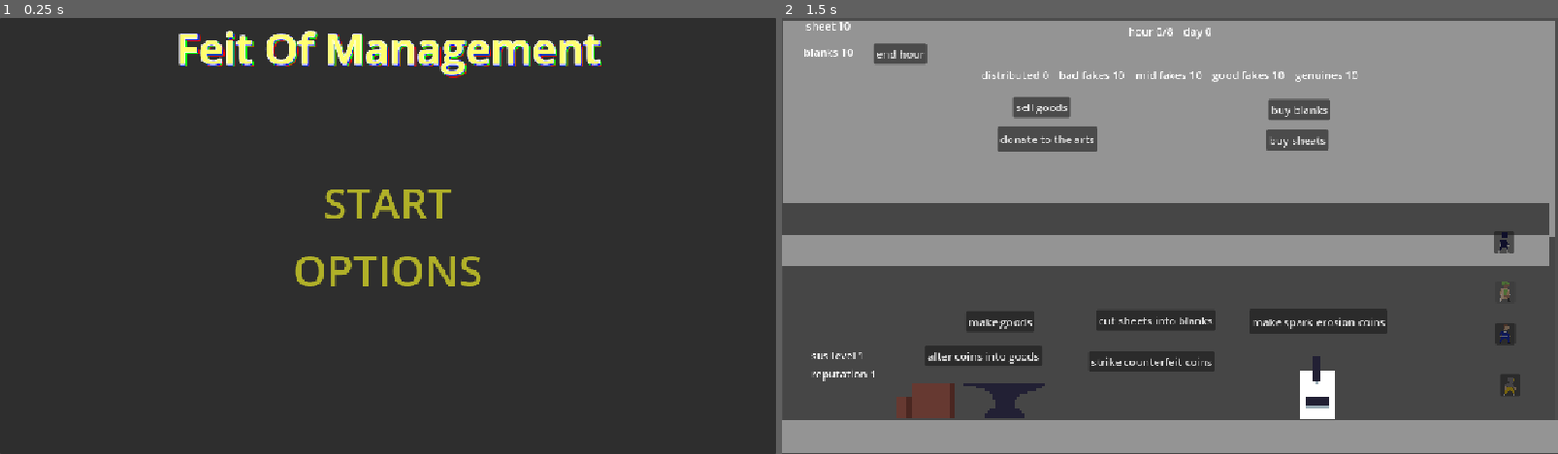
Above: before the commit, frames 1-2 (left to right).
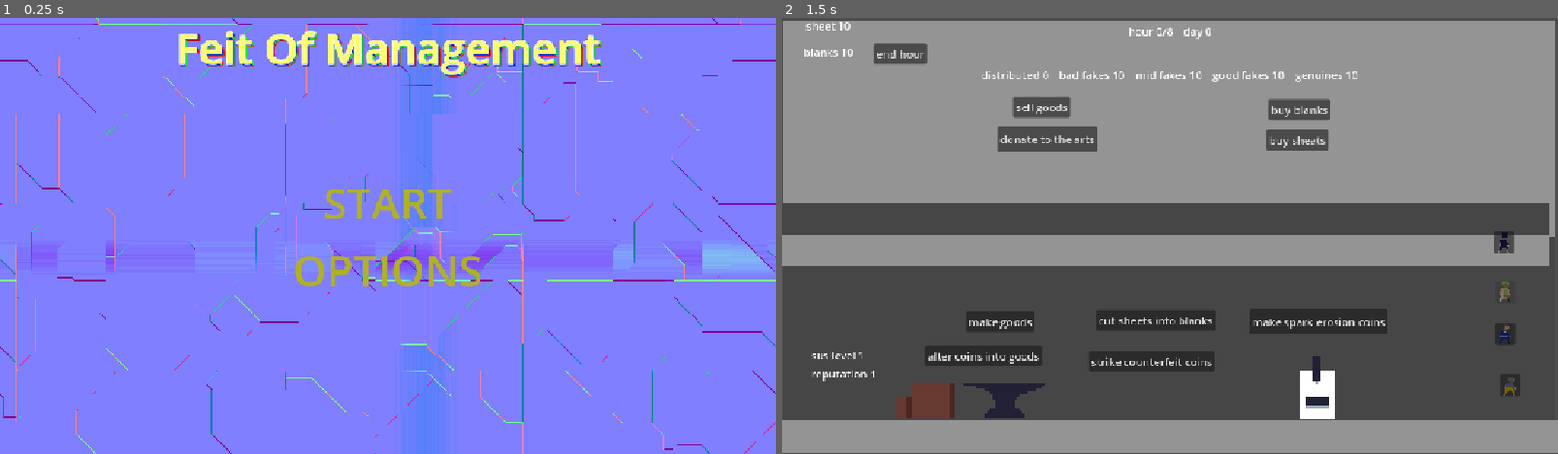
Above: after the commit, the same moments.

Repository: FreeformWave544/FeitOfManagement
Game: Godot game, scene res://UI/MainMenu.tscn
Two runs of this game, one before a commit and one after it. Both use one fixed random seed, a clock stepped at 60 frames per second and the inputs below. Sound files missing from this copy of the repository are replaced by a short silence.
Inputs (mouse positions are in pixels of both pictures, inside the frame that each line leads up to):
- Up to frame 1 (0.25 s): no input
- Up to frame 2 (1.5 s): click "START" at 0.5 s; click (1503, 292) at 1.25 s

The runs differ from the first frame. In frame 1, 97% of the frame differs, in the area x 0-100%, y 0-100%; in frame 2, nothing differs.

Commit message:
Main Menu Background

Diff:
--- a/UI/MainMenu.tscn
+++ b/UI/MainMenu.tscn
@@ -1,6 +1,23 @@
 [gd_scene format=3 uid="uid://c37ao0ki4pnvw"]
 
 [ext_resource type="Script" uid="uid://b7s2ec5r1nklj" path="res://UI/main_menu.gd" id="1_uahxu"]
+
+[sub_resource type="FastNoiseLite" id="FastNoiseLite_uahxu"]
+noise_type = 2
+frequency = 0.0075
+fractal_type = 0
+cellular_distance_function = 2
+cellular_jitter = 50.0
+cellular_return_type = 0
+
+[sub_resource type="NoiseTexture2D" id="NoiseTexture2D_uahxu"]
+width = 1152
+height = 648
+noise = SubResource("FastNoiseLite_uahxu")
+seamless = true
+in_3d_space = true
+as_normal_map = true
+bump_strength = 24.0
 
 [sub_resource type="LabelSettings" id="LabelSettings_b37jj"]
 font_size = 64
@@ -44,6 +61,10 @@
 grow_horizontal = 2
 grow_vertical = 2
 
+[node name="Sprite2D" type="Sprite2D" parent="Panel" unique_id=1884582481]
+texture = SubResource("NoiseTexture2D_uahxu")
+centered = false
+
 [node name="TITLE" type="Label" parent="Panel" unique_id=1247478866]
 layout_mode = 1
 anchors_preset = 5
--- a/UI/main_menu.gd
+++ b/UI/main_menu.gd
@@ -5,3 +5,14 @@
 
 func _on_options_pressed() -> void:
 	add_child(load("res://Scenes/menus/options_menu/master_options_menu_with_tabs.tscn").instantiate())
+
+func _ready() -> void:
+	$Panel/Sprite2D.texture.noise.cellular_jitter = randi_range(1.000, 10.000)
+
+var change = 0.1
+func _physics_process(_delta: float) -> void:
+	$Panel/Sprite2D.texture.noise.cellular_jitter += change
+	if $Panel/Sprite2D.texture.noise.cellular_jitter >= 50:
+		change *= -1
+	elif $Panel/Sprite2D.texture.noise.cellular_jitter < 0.0:
+		change *= -1
